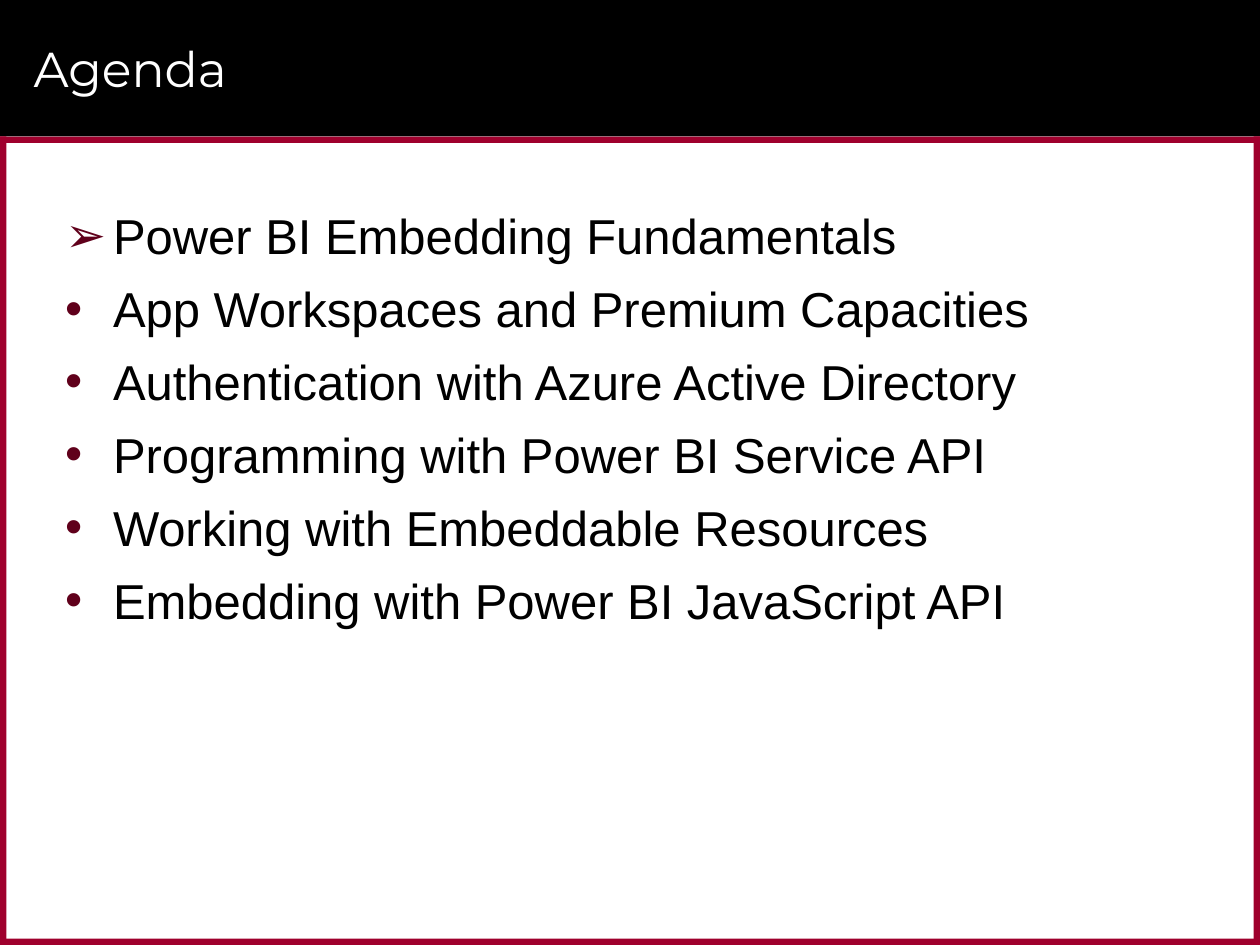
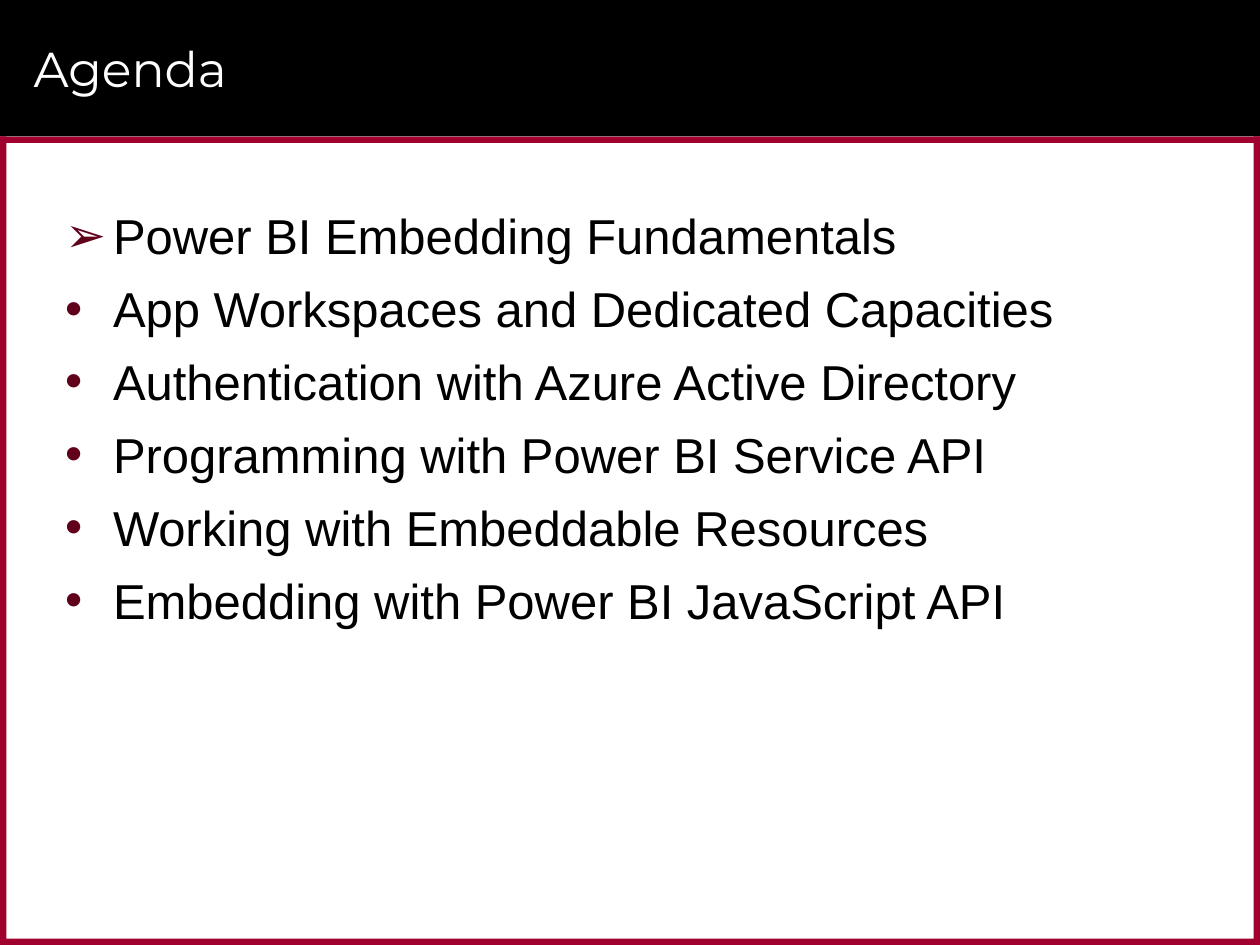
Before and after one commit to CriticalPathTraining/PowerBiEmbedded, a slide deck: slide 3 of Power BI Embedded - December 2017.pptx. Drawn at 1260x945 pixels with LibreOffice and Linux fonts; fonts in the diff are those of the drawing; background and template pictures are left out. Boxes give left, top, right and bottom in pixels: in the first picture for what was removed or moved away, otherwise in the second. Text is boxed around its words. In the diff, an @@ line names an element or a change of style, - is before the commit and + after.

```diff
--- a/Power BI Embedded - December 2017.pptx
+++ b/Power BI Embedded - December 2017.pptx
@@ text at (113, 291, 1054, 337): text changed @@
-• App Workspaces and Premium Capacities
+• App Workspaces and Dedicated Capacities
```
Also in this commit, not shown: 14 other slides changed, 2 slides removed, 1 other file.
